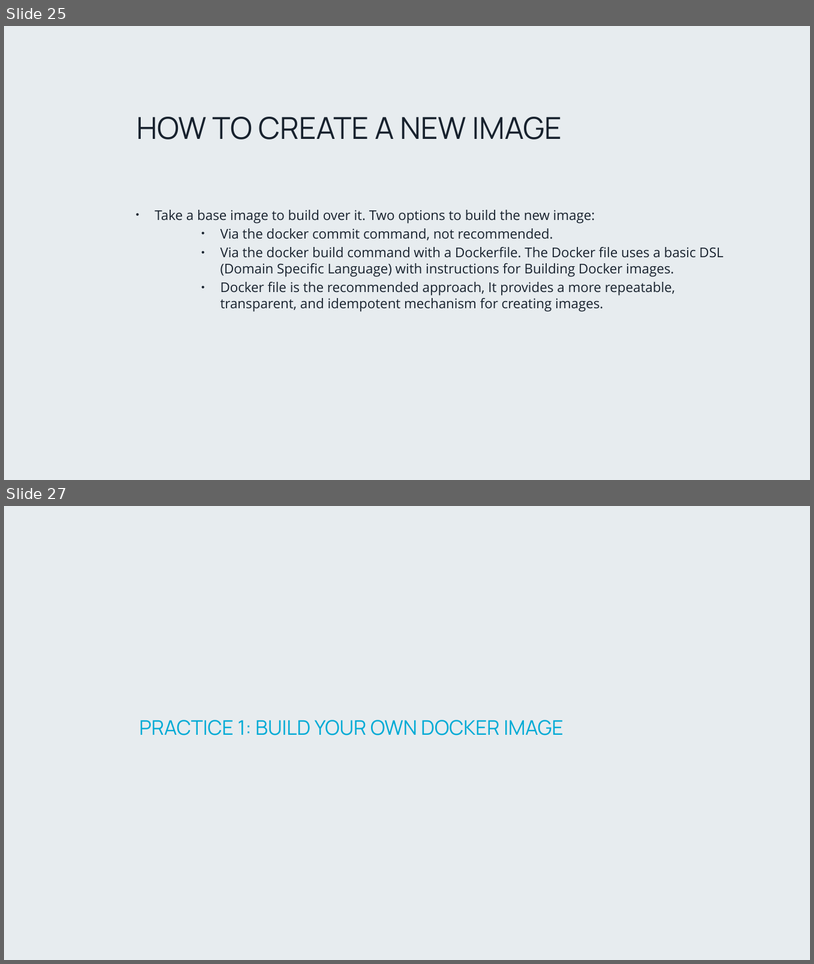
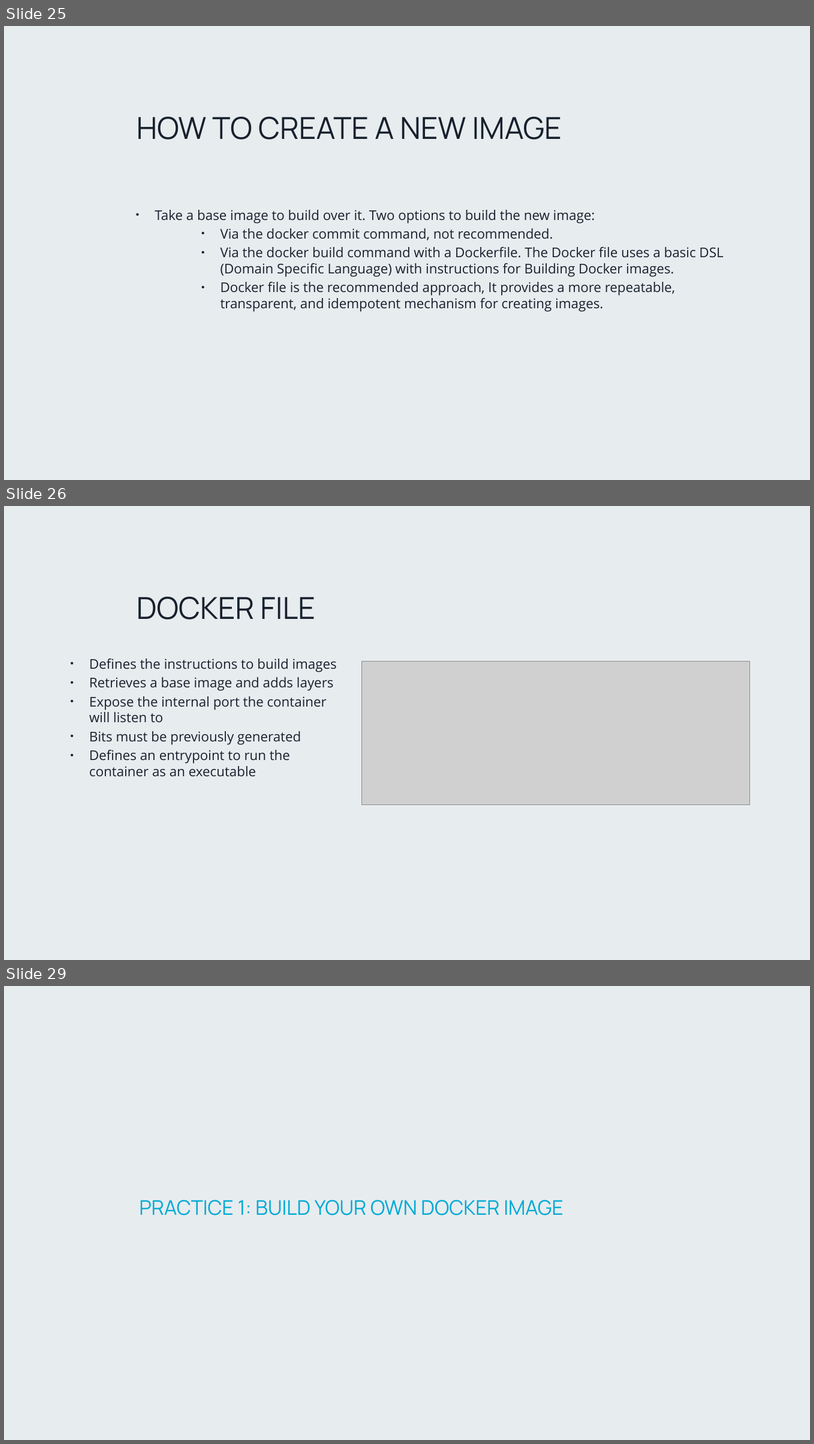
Before and after one commit to PlainConcepts/NetCore-Docker-Workshop, a slide deck: Docu/Microservices_day_1.pptx. Shown one above the other, each under a label of ours: slides 25 and 27 before the commit, slides 25, 26 and 29 after it; the slides between them are not shown. The pictures are 814x964 and 814x1444 pixels, drawn with LibreOffice and Linux fonts; fonts in the diff are those of the drawing; grey boxes stand for pictures; background and template pictures are left out. Boxes give left, top, right and bottom in pixels: in the first picture for what was removed or moved away, otherwise in the second. Text is boxed around its words. In the diff, an @@ line names an element or a change of style, - is before the commit and + after.

```diff
--- a/Docu/Microservices_day_1.pptx
+++ b/Docu/Microservices_day_1.pptx
@@ slide 26 added at (x1=4, y1=506, x2=810, y2=960), background picture (left out) @@
@@ title added at (x1=137, y1=597, x2=315, y2=619), 36 pt, text #17212D @@
+DOCKER FILE
@@ text added at (x1=89, y1=658, x2=337, y2=777), 16 pt, text #17212D @@
+• Defines the instructions to build images
+• Retrieves a base image and adds layers
+• Expose the internal port the container will listen to
+• Bits must be previously generated
+• Defines an entrypoint to run the container as an executable
@@ picture added at (x1=362, y1=661, x2=750, y2=804) @@
@@ what was slide 27 is now slide 29 @@
```
Also in this commit, not shown: 2 other slides added, 1 slide removed.
